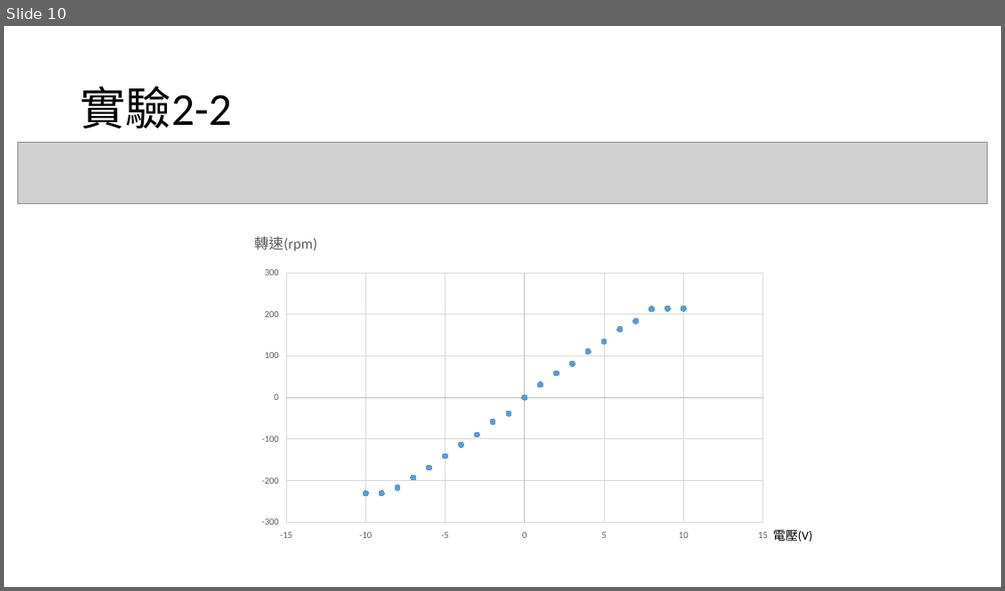
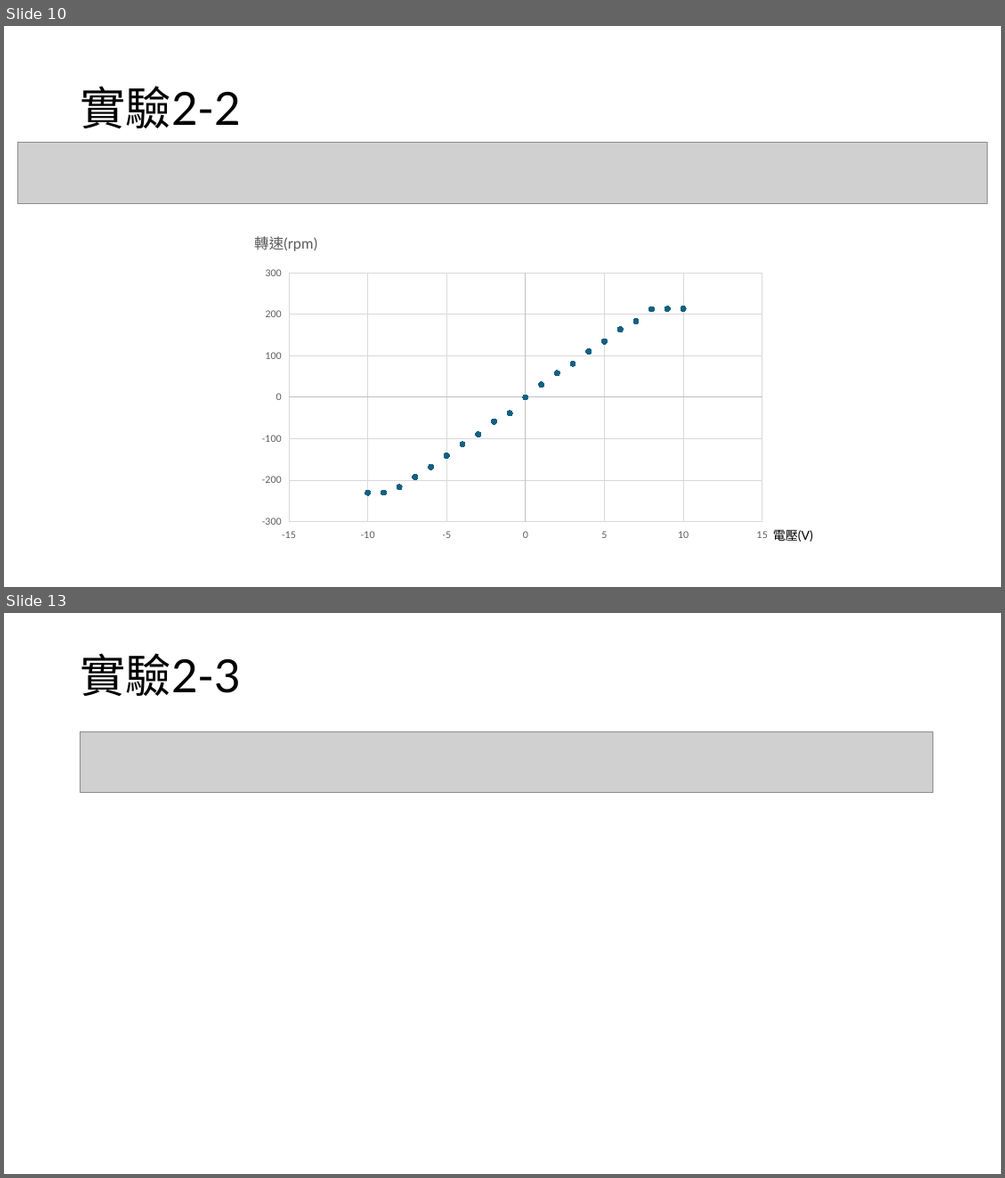
Before and after one commit to yeyi58095/control_lab, a slide deck: 實驗二/presentation/實驗二結報.pptx. Shown one above the other, each under a label of ours: slide 10 before the commit, slides 10 and 13 after it; the slides between them are not shown. The pictures are 1005x591 and 1005x1178 pixels, drawn with LibreOffice and Linux fonts; fonts in the diff are those of the drawing; grey boxes stand for pictures. Boxes give left, top, right and bottom in pixels: in the first picture for what was removed or moved away, otherwise in the second. Text is boxed around its words. In the diff, an @@ line names an element or a change of style, - is before the commit and + after.

```diff
--- a/實驗二/presentation/實驗二結報.pptx
+++ b/實驗二/presentation/實驗二結報.pptx
@@ slide 13 added at bbox=[4, 613, 1001, 1174], background #FFFFFF @@
@@ text added at bbox=[80, 653, 241, 696], 44 pt, text #000000 @@
+實驗2-3
@@ picture added at bbox=[80, 732, 933, 793] @@
@@ slide 10 changed as well @@
@@ title "實驗2-2" at bbox=[80, 86, 241, 128]: font Calibri to Lato @@
@@ scatter chart at bbox=[251, 222, 778, 548] @@
@@ colour of Series 1 #5B9BD5 to #156082 @@
@@ category axis changed @@
@@ value axis changed @@
@@ lettering changed @@
@@ text "電壓(V)" at bbox=[773, 529, 813, 541]: font Calibri to Lato @@
```
Also in this commit, not shown: 10 other slides changed, 4 other slides added, 6 slides removed, 1 other file.
